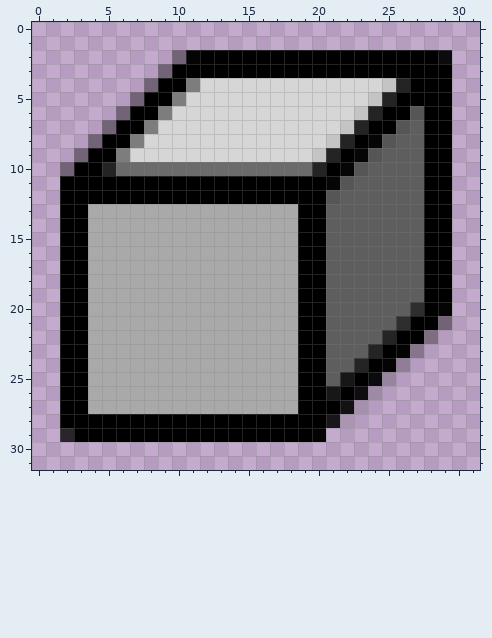
Two states of a pixel-art sprite, basis/definitions/icons/unopen-vocab.png. The picture above is the old version.
The file is 32x32 pixels. Pixels under 10% opacity are left out. Colours within 5 levels of each other are drawn and written as one.
And afterwards:
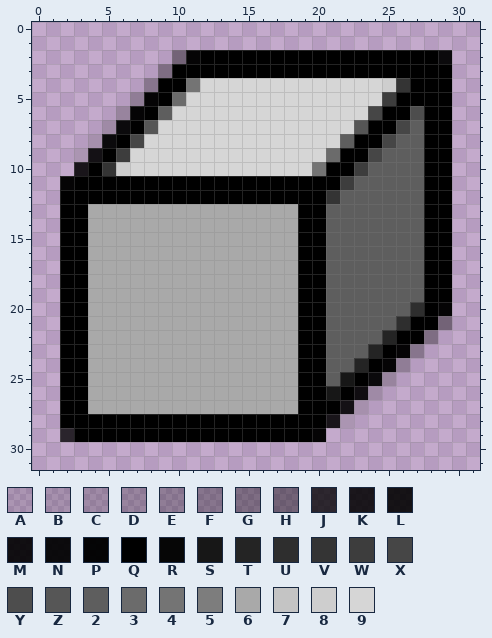
Palette (. is transparent): A #00000020  B #00000027  C #00000030  D #00000039  E #00000044  F #0000004f  G #0000005b  H #0000006a  J #000000c4  K #000000dc  L #000000e3  M #000000e9  N #000000ef  P #000000f8  Q #000000  R #060606  S #171717  T #242424  U #2e2e2e  V #343434  W #3d3d3d  X #464646  Y #4d4d4d  Z #565656  2 #5e5e5e  3 #6b6b6b  4 #747474  5 #7d7d7d  6 #a9a9a9  7 #c4c4c4  8 #cecece  9 #d6d6d6
Changes in this commit:
{"y":3,"x":9,"old":"H","new":"G"}
{"y":4,"x":8,"old":"H","new":"F"}
{"y":4,"x":11,"old":"5","new":"4"}
{"y":4,"x":25,"old":"7T","new":"8V"}
{"y":5,"x":7,"old":"HQ","new":"EP"}
{"y":5,"x":10,"old":"5","new":"3"}
{"y":5,"x":24,"old":"7T","new":"9W"}
{"y":6,"x":6,"old":"HQ","new":"DP"}
{"y":6,"x":9,"old":"5","new":"2"}
{"y":6,"x":23,"old":"7T","new":"9X"}
{"y":6,"x":27,"old":"Z","new":"Y"}
{"y":7,"x":5,"old":"HQ","new":"CN"}
{"y":7,"x":8,"old":"5","new":"Z"}
{"y":7,"x":22,"old":"7T","new":"9Z"}
{"y":7,"x":26,"old":"Z","new":"X"}
{"y":8,"x":4,"old":"HQ","new":"BN"}
{"y":8,"x":7,"old":"5","new":"X"}
{"y":8,"x":21,"old":"7T","new":"92"}
{"y":8,"x":24,"old":"RZ","new":"QX"}
{"y":9,"x":3,"old":"HQ","new":"AL"}
{"y":9,"x":6,"old":"5","new":"W"}
{"y":9,"x":20,"old":"7T","new":"93"}
{"y":9,"x":23,"old":"RZ","new":"QX"}
{"y":10,"x":2,"old":"HQ","new":".K"}
{"y":10,"x":5,"old":"T33333333333333T","new":"V899999999999994"}
{"y":10,"x":22,"old":"RZ","new":"QW"}
{"y":11,"x":2,"old":"Q","new":"P"}
{"y":11,"x":21,"old":"RZ","new":"QW"}
{"y":12,"x":21,"old":"Z","new":"V"}
{"label":"changed","picture_box":[60,64,424,204]}
